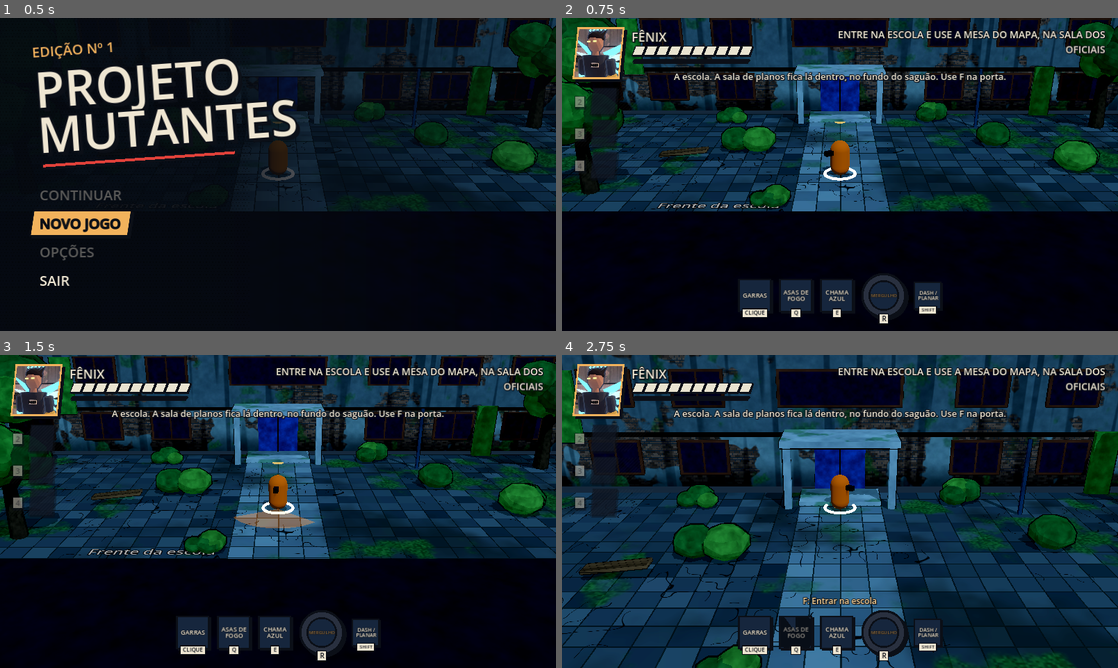
Above: before the commit, frames 1-4 (two rows, left to right).
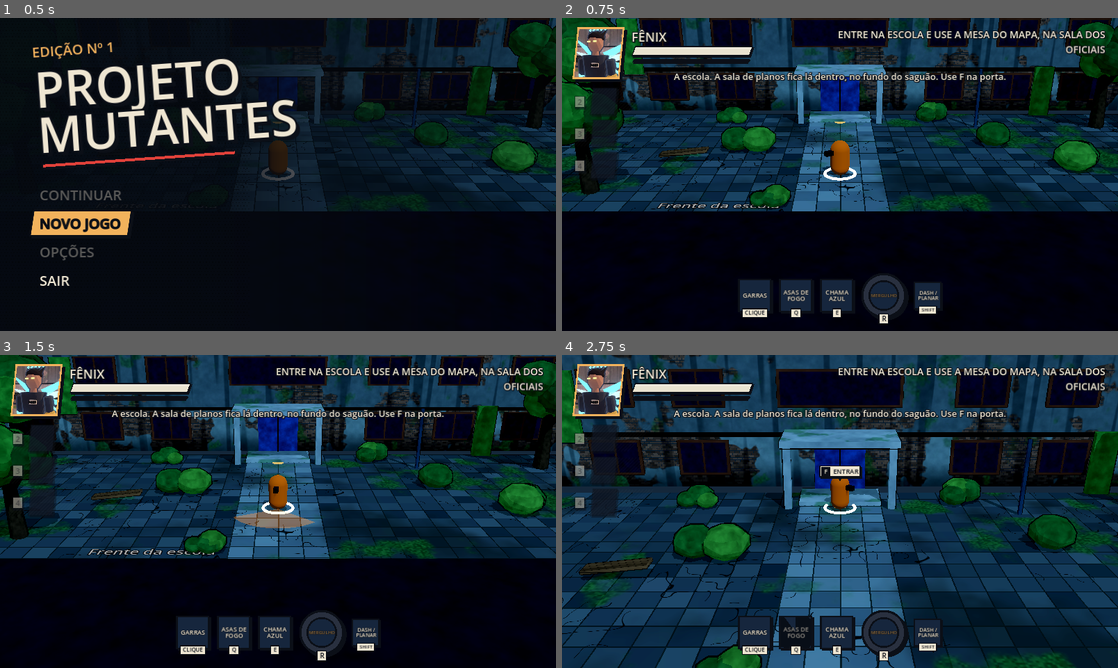
Above: after the commit, the same moments.

Repository: Giovivi/jogo_do_bolo
Game: Godot game, scene res://scenes/main.tscn
Same seed, same stepped clock (60 frames per second), same inputs: the game is played once before the commit and once after it.
Inputs (mouse positions are in pixels of both pictures, inside the frame that each line leads up to):
- Up to frame 1 (0.5 s): no input
- Up to frame 2 (0.75 s): click "NOVO JOGO" at 0.5 s
- Up to frame 3 (1.5 s): tap Enter (confirm) at 1.25 s; move the mouse to (250, 574) at 1.27 s; hold W (move_up) from 1.28 s (still down); hold F (interact) from 1.28 s (still down); click (250, 574) at 1.42 s
- Up to frame 4 (2.75 s): keep holding W (move_up); move the mouse to (1006, 558) at 2.02 s; release F (interact) at 2.03 s; tap Q (ability_1) at 2.1 s; click (1006, 558) at 2.17 s; tap F (interact) at 2.3 s

Frame 1 is identical in both runs. In frame 2, 0.2% of the frame differs, in the area x 12-35%, y 8-13%; in frame 3, 0.2%; in frame 4, 0.8%, in the area x 12-57%, y 8-80%.

Commit message:
Vida contínua e balão de interação em cima do objeto
- Barra de vida contínua e inclinada, com rastro branco, azul na cura
  e vermelho pulsando com pouca vida
- Balão de HQ em cima do objeto: [F] + verbo (Abrir, Entrar...),
  só o cadeado quando o herói atual não consegue usar, e F com anel
  que enche + REVIVER perto de aliado caído

Co-Authored-By: Claude Opus 5.5 <noreply@anthropic.com>
Claude-Session: https://claude.ai/code/session_01GLyMG7nU2vcNwCfURc6bi4

Diff:
--- a/scripts/ui/hud.gd
+++ b/scripts/ui/hud.gd
@@ -18,14 +18,14 @@
 # Herói ativo.
 var _main_portrait: HeroPortrait
 var _main_name: Label
-var _main_bar: SegmentBar
+var _main_bar: LifeBar
 var _main_special: SpecialBar
 var _main_tag: Label
 # Aliados.
 var _ally_rows: Array[Control] = []
 var _ally_keys: Array[Label] = []
 var _ally_portraits: Array[HeroPortrait] = []
-var _ally_bars: Array[SegmentBar] = []
+var _ally_bars: Array[LifeBar] = []
 var _ally_tags: Array[Label] = []
 # Poderes.
 var _ability_box: HBoxContainer
@@ -36,6 +36,8 @@
 var _message: Label
 var _prompt: Label
 var _message_time: float = 0.0
+var _balloon: InteractBalloon
+var _blast_doors: Array[Door] = []
 # Telas por cima.
 var _pause_screen: Control
 var _pause_resume: Button
@@ -64,6 +66,12 @@
 	_build_party()
 	_build_abilities()
 	_build_texts()
+	_balloon = InteractBalloon.new()
+	_balloon.visible = false
+	_root.add_child(_balloon)
+	for d in level.find_children("*", "Door", true, false):
+		if (d as Door).blast_door:
+			_blast_doors.append(d)
 	_pause_screen = _build_pause()
 	_root.add_child(_pause_screen)
 
@@ -105,7 +113,7 @@
 	_main_tag.position = Vector2(200, 132)
 	_root.add_child(_main_tag)
 
-	_main_bar = SegmentBar.new()
+	_main_bar = LifeBar.new()
 	_main_bar.position = Vector2(200, 80)
 	_main_bar.size = Vector2(350, 30)
 	_root.add_child(_main_bar)
@@ -134,7 +142,7 @@
 		row.add_child(por)
 		_ally_portraits.append(por)
 
-		var bar := SegmentBar.new()
+		var bar := LifeBar.new()
 		bar.position = Vector2(140, 34)
 		bar.size = Vector2(170, 16)
 		bar.skew = 0.4
@@ -463,7 +471,7 @@
 		por.heal_glow = 1.0
 	_last_health[h] = h.health
 	var frac := h.health / maxf(h.max_health, 1.0)
-	por.low = h.in_party and not h.is_dead and frac <= SegmentBar.LOW_FRACTION
+	por.low = h.in_party and not h.is_dead and frac <= LifeBar.LOW_FRACTION
 	por.downed = h.is_dead
 	por.revive = h.revive_progress / maxf(Game.rules.revive_time, 0.01)
 
@@ -486,7 +494,7 @@
 	_main_tag.text = "CAÍDO" if active.is_dead else ""
 	var frac := active.health / maxf(active.max_health, 1.0)
 	var target := 0.0
-	if not active.is_dead and frac <= SegmentBar.LOW_FRACTION:
+	if not active.is_dead and frac <= LifeBar.LOW_FRACTION:
 		target = 0.55 + 0.25 * sin(Time.get_ticks_msec() / 1000.0 * 8.0)
 	_vignette.modulate.a = move_toward(_vignette.modulate.a, target, 0.05)
 
@@ -515,7 +523,7 @@
 			if not h.in_party:
 				tag.text = "PRESO NA CELA"
 			elif h.is_dead:
-				tag.text = "CAÍDO · SEGURE F"
+				tag.text = "CAÍDO"
 			else:
 				tag.text = h.stats.display_name.to_upper()
 		else:
@@ -569,15 +577,55 @@
 	for i in range(shown, _icons.size()):
 		(_icons[i].get_parent() as Control).visible = false
 
+	_update_balloon(h)
 	var prompt := ""
-	if party.current_interactable != null:
-		prompt = "F: %s" % party.current_interactable.prompt
+	if party.switch_cooldown > 0.0:
+		prompt = "Troca: %.1f s" % party.switch_cooldown
+	_prompt.text = prompt
+
+
+## Verbo curto do objeto: o campo "verb" se existir, senão a primeira palavra do prompt.
+func _verb_of(it: Node) -> String:
+	var v = it.get("verb")
+	if v is String and v != "":
+		return v
+	var p: String = it.get("prompt") if it.get("prompt") is String else ""
+	return p.split(" ", false)[0] if p != "" else "Usar"
+
+
+## Balão em cima do objeto: aliado caído (segurar F para reviver), objeto que dá
+## para usar (F Abrir) ou porta que o herói atual não abre (só o cadeado).
+func _update_balloon(h: Hero) -> void:
+	var target: Node3D = null
+	var height := 1.3
+	_balloon.mode = "press"
 	for other in party.heroes:
 		if other.in_party and other.is_dead and Game.flat_distance(other.global_position, h.global_position) <= Game.rules.revive_radius:
-			prompt = "Segure F: reanimar %s" % other.stats.display_name
-	if party.switch_cooldown > 0.0:
-		prompt += ("   " if prompt != "" else "") + "Troca: %.1f s" % party.switch_cooldown
-	_prompt.text = prompt
+			target = other
+			height = 1.0
+			_balloon.mode = "hold"
+			_balloon.verb = "Reviver"
+			_balloon.progress = other.revive_progress / maxf(Game.rules.revive_time, 0.01)
+			break
+	if target == null and party.current_interactable != null:
+		target = party.current_interactable
+		_balloon.verb = _verb_of(target)
+		var need = target.get("required_hero")
+		if need is String and need != "" and need != h.stats.display_name:
+			_balloon.mode = "locked"
+	if target == null and h.stats.display_name != "Feixe":
+		for d in _blast_doors:
+			if is_instance_valid(d) and not d.is_open and Game.flat_distance(d.global_position, h.global_position) <= 2.2:
+				target = d
+				height = 2.6
+				_balloon.mode = "locked"
+				break
+	var cam := get_viewport().get_camera_3d()
+	if target == null or cam == null or cam.is_position_behind(target.global_position):
+		_balloon.visible = false
+		return
+	_balloon.visible = true
+	_balloon.position = cam.unproject_position(target.global_position + Vector3(0, height, 0))
 
 
 func _update_objective() -> void:
--- /dev/null
+++ b/scripts/ui/interact_balloon.gd
@@ -0,0 +1,75 @@
+class_name InteractBalloon
+extends Control
+## Balão de HQ que flutua em cima do objeto que dá para usar.
+## "press": [F] ABRIR · "locked": só o cadeado (o herói atual não consegue)
+## "hold": F dentro de um anel que enche + texto (ex.: REVIVER).
+## A posição do controle é a ponta do rabinho do balão.
+
+const H := 34.0
+const FONT_SIZE := 19
+
+var mode: String = "press"
+var verb: String = ""
+var progress: float = 0.0   # 0..1, só no "hold"
+
+
+func _ready() -> void:
+	mouse_filter = Control.MOUSE_FILTER_IGNORE
+
+
+func _process(_d: float) -> void:
+	queue_redraw()
+
+
+func _draw() -> void:
+	var font := ThemeDB.fallback_font
+	var txt := verb.to_upper()
+	var tw := 0.0 if mode == "locked" or txt == "" else font.get_string_size(txt, HORIZONTAL_ALIGNMENT_LEFT, -1, FONT_SIZE).x
+	var icon_w := 26.0
+	var pad := 5.0
+	var w := pad + icon_w + (8.0 + tw + 6.0 if tw > 0.0 else pad)
+	var tail := 11.0
+	var box := Rect2(Vector2(-w * 0.5, -H - tail), Vector2(w, H))
+	var paper := UIStyle.PAPER if mode != "locked" else Color(0.6, 0.59, 0.55)
+	# Sombra, borda e papel.
+	draw_rect(Rect2(box.position + Vector2(4, 4), box.size), UIStyle.INK)
+	draw_colored_polygon(PackedVector2Array([Vector2(-8, box.end.y - 1), Vector2(8, box.end.y - 1), Vector2(0, 0)]), UIStyle.INK)
+	draw_rect(box, UIStyle.INK)
+	draw_rect(box.grow(-3), paper)
+	# Ícone.
+	var ic := Rect2(Vector2(box.position.x + pad, box.position.y + (H - icon_w) * 0.5), Vector2(icon_w, icon_w))
+	var c := ic.get_center()
+	match mode:
+		"press":
+			draw_rect(ic, UIStyle.INK)
+			_center_text(font, "F", c, 18, UIStyle.PAPER)
+		"locked":
+			_draw_lock(c)
+		"hold":
+			draw_circle(c, icon_w * 0.5, Color(0.23, 0.26, 0.32))
+			if progress > 0.0:
+				var pts := PackedVector2Array([c])
+				for i in 33:
+					var a := -PI * 0.5 + TAU * progress * i / 32.0
+					pts.append(c + Vector2(cos(a), sin(a)) * icon_w * 0.5)
+				draw_colored_polygon(pts, UIStyle.LAMP)
+			draw_circle(c, icon_w * 0.34, UIStyle.INK)
+			_center_text(font, "F", c, 14, UIStyle.PAPER)
+	if tw > 0.0:
+		var pos := Vector2(ic.end.x + 8.0, box.position.y + H * 0.5 + FONT_SIZE * 0.36)
+		draw_string(font, pos, txt, HORIZONTAL_ALIGNMENT_LEFT, -1, FONT_SIZE, UIStyle.INK)
+
+
+func _center_text(font: Font, t: String, c: Vector2, fs: int, col: Color) -> void:
+	var ts := font.get_string_size(t, HORIZONTAL_ALIGNMENT_LEFT, -1, fs)
+	draw_string(font, Vector2(c.x - ts.x * 0.5, c.y + fs * 0.36), t, HORIZONTAL_ALIGNMENT_LEFT, -1, fs, col)
+
+
+func _draw_lock(c: Vector2) -> void:
+	var body := Rect2(c + Vector2(-9, -2), Vector2(18, 13))
+	draw_arc(c + Vector2(0, -3), 6.0, PI, TAU, 16, UIStyle.INK, 3.5)
+	draw_line(c + Vector2(-6, -3), c + Vector2(-6, -1), UIStyle.INK, 3.5)
+	draw_line(c + Vector2(6, -3), c + Vector2(6, -1), UIStyle.INK, 3.5)
+	draw_rect(body, UIStyle.INK)
+	draw_rect(body.grow(-2), Color(0.95, 0.75, 0.3))
+	draw_circle(body.get_center() + Vector2(0, -1), 2.0, UIStyle.INK)
--- /dev/null
+++ b/scripts/ui/life_bar.gd
@@ -0,0 +1,87 @@
+class_name LifeBar
+extends Control
+## Barra de vida contínua e inclinada, no estilo HQ (borda preta e sombra dura).
+## Golpe: treme e deixa um rastro branco que encolhe devagar.
+## Cura: a parte nova acende em azul. Pouca vida: pulsa vermelho.
+
+const LOW_FRACTION := 0.3
+
+var value: float = 1.0       # 0..1
+var trail: float = 1.0       # rastro branco (fica acima de value e desce)
+var heal_from: float = 1.0   # abaixo de value: parte que acabou de curar
+var heal_glow: float = 0.0
+var shake: float = 0.0
+var dim: bool = false
+var skew: float = 0.35
+var _t: float = 0.0
+var _trail_wait: float = 0.0
+
+
+func _ready() -> void:
+	mouse_filter = Control.MOUSE_FILTER_IGNORE
+
+
+## Chamado todo quadro com a fração de vida atual.
+func set_value(v: float) -> void:
+	v = clampf(v, 0.0, 1.0)
+	if v < value - 0.0001:
+		trail = maxf(trail, value)
+		_trail_wait = 0.35
+		shake = 1.0
+	elif v > value + 0.0001:
+		heal_from = minf(value, heal_from) if heal_glow > 0.0 else value
+		heal_glow = 1.0
+		trail = v
+	value = v
+
+
+func _process(delta: float) -> void:
+	_t += delta
+	shake = maxf(0.0, shake - delta * 4.0)
+	heal_glow = maxf(0.0, heal_glow - delta * 1.2)
+	if _trail_wait > 0.0:
+		_trail_wait -= delta
+	else:
+		trail = move_toward(trail, value, delta * 0.6)
+	queue_redraw()
+
+
+## Paralelogramo da barra entre as frações a e b (0..1) dentro do retângulo r.
+func _span(r: Rect2, k: float, a: float, b: float) -> PackedVector2Array:
+	var w := r.size.x - k
+	var x0 := r.position.x + w * a
+	var x1 := r.position.x + w * b
+	return PackedVector2Array([
+		Vector2(x0 + k, r.position.y), Vector2(x1 + k, r.position.y),
+		Vector2(x1, r.end.y), Vector2(x0, r.end.y)])
+
+
+func _draw() -> void:
+	var off := Vector2.ZERO
+	if shake > 0.0:
+		off = Vector2(sin(_t * 90.0) * 5.0 * shake, cos(_t * 70.0) * 2.0 * shake)
+	var border := maxf(2.0, size.y * 0.13)
+	var k := size.y * skew
+	var outer := Rect2(off, size)
+	draw_colored_polygon(_span(Rect2(off + Vector2(border, border), size), k, 0.0, 1.0), UIStyle.INK)
+	draw_colored_polygon(_span(outer, k, 0.0, 1.0), UIStyle.INK)
+	var inner := outer.grow(-border)
+	var ik := inner.size.y * skew
+	draw_colored_polygon(_span(inner, ik, 0.0, 1.0), UIStyle.EMPTY.darkened(0.2) if dim else UIStyle.EMPTY)
+
+	var low := value > 0.0 and value <= LOW_FRACTION
+	var pulse := 0.5 + 0.5 * sin(_t * 8.0)
+	if trail > value + 0.002:
+		draw_colored_polygon(_span(inner, ik, value, trail), Color(1, 1, 1))
+	if value > 0.002:
+		var col := UIStyle.LIFE
+		if low:
+			col = UIStyle.RED.lerp(Color(1, 0.55, 0.5), pulse * 0.5)
+		if dim:
+			col = col.darkened(0.45)
+		draw_colored_polygon(_span(inner, ik, 0.0, value), col)
+		if heal_glow > 0.0 and not low and heal_from < value:
+			draw_colored_polygon(_span(inner, ik, heal_from, value), UIStyle.LIFE.lerp(UIStyle.BLUE, heal_glow))
+		# Brilho de cima, para dar volume.
+		var top := Rect2(inner.position + Vector2(ik * 0.7, 0), Vector2(inner.size.x - ik * 0.7, inner.size.y * 0.3))
+		draw_colored_polygon(_span(top, ik * 0.3, 0.0, value), Color(1, 1, 1, 0.22))
--- a/scripts/ui/segment_bar.gd
+++ /dev/null
@@ -1,94 +0,0 @@
-class_name SegmentBar
-extends Control
-## Barra de vida em gomos inclinados, no estilo HQ.
-## Golpe: treme e deixa um rastro branco que encolhe devagar.
-## Cura: os gomos novos acendem em azul. Pouca vida: pulsa vermelho.
-
-const LOW_FRACTION := 0.3
-
-var segments: int = 10
-var value: float = 1.0       # 0..1
-var trail: float = 1.0       # rastro branco (fica acima de value e desce)
-var heal_from: float = 1.0   # abaixo de value: parte que acabou de curar
-var heal_glow: float = 0.0
-var shake: float = 0.0
-var dim: bool = false
-var skew: float = 0.35
-var _t: float = 0.0
-var _trail_wait: float = 0.0
-
-
-func _ready() -> void:
-	mouse_filter = Control.MOUSE_FILTER_IGNORE
-
-
-## Chamado todo quadro com a fração de vida atual.
-func set_value(v: float) -> void:
-	v = clampf(v, 0.0, 1.0)
-	if v < value - 0.0001:
-		trail = maxf(trail, value)
-		_trail_wait = 0.35
-		shake = 1.0
-	elif v > value + 0.0001:
-		heal_from = minf(value, heal_from) if heal_glow > 0.0 else value
-		heal_glow = 1.0
-		trail = v
-	value = v
-
-
-func _process(delta: float) -> void:
-	_t += delta
-	shake = maxf(0.0, shake - delta * 4.0)
-	heal_glow = maxf(0.0, heal_glow - delta * 1.2)
-	if _trail_wait > 0.0:
-		_trail_wait -= delta
-	else:
-		trail = move_toward(trail, value, delta * 0.6)
-	queue_redraw()
-
-
-func _draw() -> void:
-	var off := Vector2.ZERO
-	if shake > 0.0:
-		off = Vector2(sin(_t * 90.0) * 5.0 * shake, cos(_t * 70.0) * 2.0 * shake)
-	var gap := maxf(2.0, size.x * 0.008)
-	var k := size.y * skew
-	var w := (size.x - k - gap * (segments - 1)) / segments
-	var low := value > 0.0 and value <= LOW_FRACTION
-	var pulse := 0.5 + 0.5 * sin(_t * 8.0)
-	var border := maxf(2.0, size.y * 0.1)
-	for i in segments:
-		var x0 := off.x + i * (w + gap)
-		var r := Rect2(Vector2(x0, off.y), Vector2(w, size.y))
-		var pts := PackedVector2Array([
-			r.position + Vector2(k, 0), r.position + Vector2(k + w, 0),
-			r.position + Vector2(w, size.y), r.position + Vector2(0, size.y)])
-		# Sombra e borda.
-		var sh := PackedVector2Array()
-		for p in pts:
-			sh.append(p + Vector2(border, border))
-		draw_colored_polygon(sh, UIStyle.INK)
-		draw_colored_polygon(pts, UIStyle.INK)
-		var inner := PackedVector2Array([
-			pts[0] + Vector2(border * 0.7, border), pts[1] + Vector2(-border, border),
-			pts[2] + Vector2(-border * 0.7, -border), pts[3] + Vector2(border, -border)])
-		var lo := float(i) / segments
-		var hi := float(i + 1) / segments
-		var col := UIStyle.EMPTY
-		var mid := (lo + hi) * 0.5
-		if value >= hi - 0.0001 or (value > lo and value >= mid):
-			col = UIStyle.LIFE
-			if low:
-				col = UIStyle.RED.lerp(Color(1, 0.55, 0.5), pulse * 0.5)
-			elif heal_glow > 0.0 and mid > heal_from:
-				col = UIStyle.LIFE.lerp(UIStyle.BLUE, heal_glow)
-		elif trail > lo and trail >= mid:
-			col = Color(1, 1, 1)
-		if dim:
-			col = col.darkened(0.45)
-		draw_colored_polygon(inner, col)
-		# Parte do gomo parcialmente cheio (para frações pequenas).
-		if col == UIStyle.EMPTY and value > lo and value < mid:
-			var f := (value - lo) / (hi - lo)
-			var part := PackedVector2Array([inner[0], inner[0].lerp(inner[1], f), inner[3].lerp(inner[2], f), inner[3]])
-			draw_colored_polygon(part, UIStyle.RED if low else UIStyle.LIFE)
